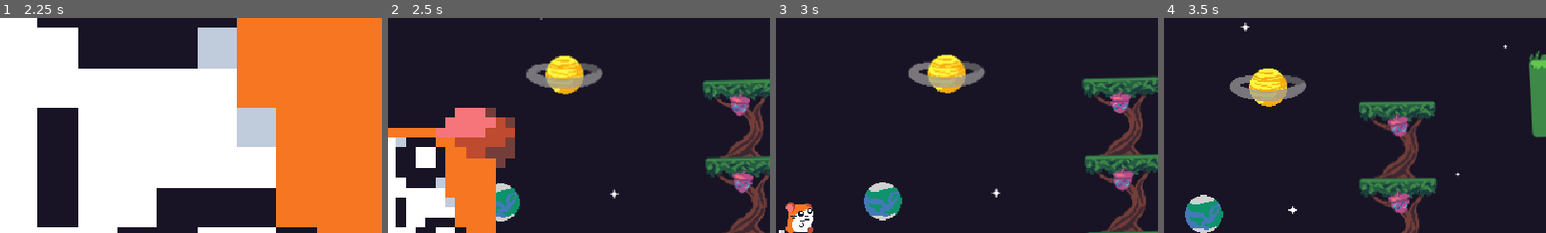
Above: before the commit, frames 1-4 (left to right).
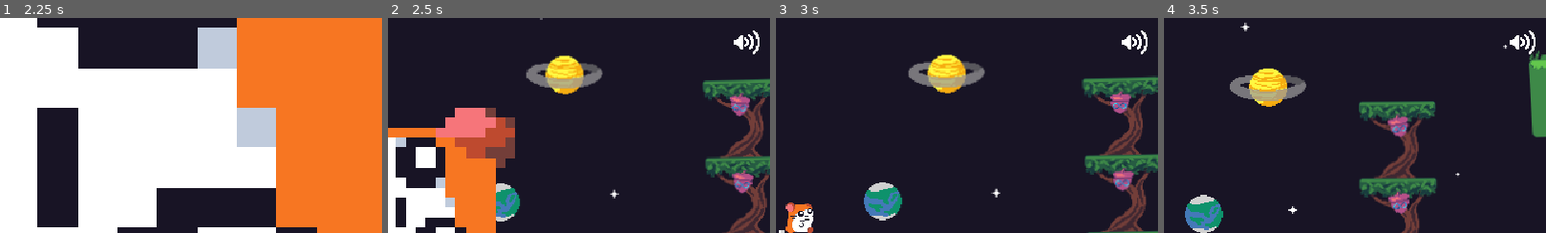
Above: after the commit, the same moments.

Repository: Codex112008/GMTK-2025-Game-Jam
Game: Godot game, scene res://Scenes/MainMenu.tscn
Same seed, same stepped clock (60 frames per second), same inputs: the game is played once before the commit and once after it. The engine's default icon, where the game draws it, is replaced by a stand-in: a white triangle on a blue panel in a dark square. Sound files missing from this copy of the repository are replaced by a short silence.
Inputs (mouse positions are % of the whole screen's width and height, from its top left):
- Up to frame 1 (2.25 s): click (54, 54) at 0.5 s; click (54, 54) at 1.25 s; click (97, 6) at 2.02 s
- Up to frame 2 (2.5 s): no input
- Up to frame 3 (3 s): move the mouse to (72, 45) at 2.77 s; hold D (right) from 2.78 s (still down); tap Shift (dash) at 2.85 s
- Up to frame 4 (3.5 s): keep holding D (right); tap Space (jump) at 3.02 s
The pictures show only the part of the screen within x 50-100%, y 0-50%; the shares and areas given below are measured in that part.

Frame 1 is identical in both runs. In frame 2, 0.3% of the frame differs, in the area x 90-98%, y 5-17%; in frame 3, 0.3%; in frame 4, 0.3%.

Commit message:
mute button

Diff:
--- a/Scenes/Game.tscn
+++ b/Scenes/Game.tscn
@@ -15,12 +15,16 @@
 [ext_resource type="Texture2D" uid="uid://iyeot8p1ue8a" path="res://Sprites/Player/Dash/hamster_dash1.png" id="7_iyesh"]
 [ext_resource type="Texture2D" uid="uid://d0x2o1y4eifh" path="res://Sprites/UI/Loop_ui_empty.png" id="8_khs3t"]
 [ext_resource type="Script" uid="uid://b4oty5unh75oy" path="res://Scripts/AudioManager.gd" id="9_3jf1l"]
+[ext_resource type="Texture2D" uid="uid://bpikh5y7jurw6" path="res://Sprites/UI/Loop_ui_beer.png" id="9_khs3t"]
 [ext_resource type="Texture2D" uid="uid://cp7cxs0ao8pah" path="res://Sprites/BG/BGmain.png" id="10_71axn"]
 [ext_resource type="Script" uid="uid://cxkj141c3q8gk" path="res://Scripts/GenerateStars.gd" id="10_acvyw"]
+[ext_resource type="Texture2D" uid="uid://71pgdgpfn7" path="res://Sprites/UI/mute_button1.png" id="10_umnjm"]
+[ext_resource type="Script" uid="uid://b88tnxmd6bwov" path="res://Scripts/UI/MuteButton.gd" id="11_4eqlp"]
 [ext_resource type="Texture2D" uid="uid://hs7itxox02mv" path="res://Sprites/BG/Stars/star_large.png" id="11_8r6kd"]
 [ext_resource type="Texture2D" uid="uid://cdvuue7sxff2w" path="res://Sprites/BG/Planets/planets2.png" id="11_dahhg"]
 [ext_resource type="AudioStream" uid="uid://boyxc0gw8cug6" path="res://Audio/music/jumporrun_reverse.wav" id="11_i4lct"]
 [ext_resource type="Script" uid="uid://debm3ymknypqy" path="res://Scripts/GrassSpawner.gd" id="11_lbihj"]
+[ext_resource type="Texture2D" uid="uid://dl7gk58g780l7" path="res://Sprites/UI/mute_button2.png" id="12_18uti"]
 [ext_resource type="PackedScene" path="res://Scenes/Grass.tscn" id="12_raj38"]
 [ext_resource type="Texture2D" uid="uid://dmqbmxtq7ceu5" path="res://Sprites/BG/Stars/star_medium.png" id="12_tfod6"]
 [ext_resource type="Texture2D" uid="uid://bkw017d4vnjgw" path="res://Sprites/BG/Planets/planets3.png" id="12_wxwew"]
@@ -201,6 +205,19 @@
 script = ExtResource("7_4f4ik")
 full = ExtResource("4_vvhu1")
 empty = ExtResource("8_khs3t")
+beer = ExtResource("9_khs3t")
+
+[node name="MuteButton" type="Button" parent="UI/UI"]
+layout_mode = 0
+offset_left = 600.0
+offset_right = 640.0
+offset_bottom = 40.0
+focus_mode = 1
+icon = ExtResource("10_umnjm")
+flat = true
+script = ExtResource("11_4eqlp")
+un_muted_icon = ExtResource("10_umnjm")
+muted_icon = ExtResource("12_18uti")
 
 [node name="FadeIn" type="TextureRect" parent="UI"]
 visible = false
@@ -358,4 +375,5 @@
 
 [node name="InstantiatedNodes" type="Node2D" parent="."]
 
+[connection signal="pressed" from="UI/UI/MuteButton" to="UI/UI/MuteButton" method="_on_pressed"]
 [connection signal="finished" from="Player/AudioManager" to="Player/AudioManager" method="_on_finished"]
--- a/Scenes/Player.tscn
+++ b/Scenes/Player.tscn
@@ -464,7 +464,7 @@
 one_shot = true
 
 [node name="IFrameTimer" type="Timer" parent="Timers"]
-wait_time = 0.6
+wait_time = 0.8
 one_shot = true
 
 [node name="DrinkTimer" type="Timer" parent="Timers"]
--- a/Scripts/HealthIcon.gd
+++ b/Scripts/HealthIcon.gd
@@ -3,15 +3,20 @@
 
 @export var full : Texture2D
 @export var empty : Texture2D
+@export var beer : Texture2D
 
 var is_full : bool = true
+
+var is_beer : bool = false
 
 func _ready() -> void:
 	texture = full
 
 
 func _process(delta: float) -> void:
-	if is_full:
+	if is_beer:
+		texture = beer
+	elif is_full:
 		texture = full
 	else:
 		texture = empty
--- /dev/null
+++ b/Scripts/UI/MuteButton.gd
@@ -0,0 +1,18 @@
+extends Button
+
+@export var un_muted_icon : Texture2D
+@export var muted_icon : Texture2D
+
+var muted : bool = false
+
+func _process(delta):
+	if muted:
+		icon = muted_icon
+	else:
+		icon = un_muted_icon
+
+
+func _on_pressed() -> void:
+	release_focus()
+	muted = !muted
+	AudioServer.set_bus_mute(0, muted)
Not shown: 1 places in Scenes/Game.tscn that only renumber resources
Not shown: 1 places in Scenes/NutUIElement.tscn that only renumber resources
Not shown, added: Scripts/UI/MuteButton.gd.uid
Binary file added: Sprites/UI/Loop_ui_beer.png
Not shown, added: Sprites/UI/Loop_ui_beer.png.import
Binary file added: Sprites/UI/mute_button1.png
Not shown, added: Sprites/UI/mute_button1.png.import
Binary file added: Sprites/UI/mute_button2.png
Not shown, added: Sprites/UI/mute_button2.png.import
